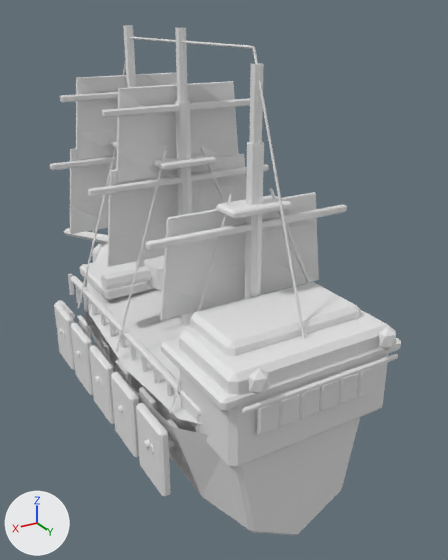
A saved change to the Blender file ArtSource/Models/Blender/EnemyShipsV04/enemy_ironclad_v04.blend.
One viewpoint serves both versions: a 50 mm lens placed at (2.09, 4.05, 2.85), pointed at (-0.46, -0.2, 0.72). The lights are fixed; the arrows at lower left show +X, +Y and +Z. The picture after the commit comes second.

Objects in the first picture: 'Bowsprit_Main', 'Enemy_Corsair_Deck', 'Enemy_Corsair_Hull', 'Ironclad_Armor_Plate_-1_1', 'Mast_3_Lower', 'Sail_1_1', 'Sail_1_2', 'Sail_2_1', 'Sail_2_2', 'Sail_3_1', 'Stern_Gallery_Window_1', 'Stern_Gallery_Window_2', 'Stern_Gallery_Window_3', 'Stern_Gallery_Window_4', 'Stern_Gallery_Window_5', 'Stern_Gallery_Window_6', 'Stern_GreatCabin', 'Stern_Lantern_-1', 'Stern_Lantern_1', 'Stern_Quarterdeck', 'Upper_Stern_Castle' and 52 more.
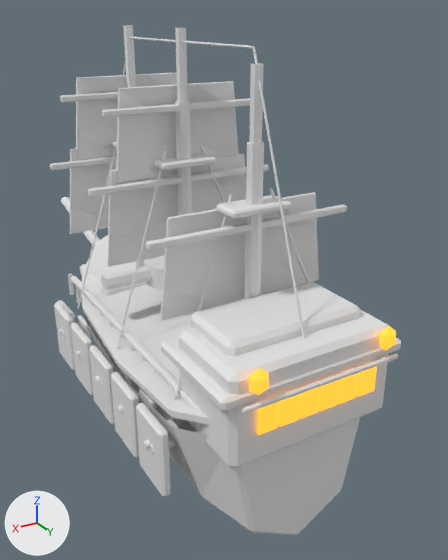
Changed parts and their boxes (x1, y1, x2, y2) in the pictures (448 x 560 px):
'Enemy_Corsair_Deck', reshaped (9% wider)
    before: (87, 244, 235, 424)
    after: (82, 235, 244, 425)
'Stern_Gallery_Window_1', recoloured, surface changed
    both: (257, 402, 279, 435)
'Stern_Gallery_Window_2', recoloured, surface changed
    both: (278, 394, 300, 427)
'Stern_Gallery_Window_3', recoloured, surface changed
    both: (299, 387, 321, 419)
'Stern_Gallery_Window_4', recoloured, surface changed
    both: (319, 380, 340, 411)
'Stern_Gallery_Window_5', recoloured, surface changed
    both: (338, 373, 359, 404)
'Stern_Gallery_Window_6', recoloured, surface changed
    both: (357, 366, 377, 397)
'Stern_Lantern_-1', recoloured, surface changed
    both: (249, 368, 269, 395)
'Bowsprit_Main', turned
    before: (64, 228, 108, 244)
    after: (61, 197, 100, 248)
'Stern_Lantern_1', recoloured, surface changed
    both: (379, 326, 396, 350)
'Forecastle_Deck', unchanged, covered by the edit
    before: (80, 260, 155, 300)
    after: (80, 264, 147, 296)

Diff of the bpy script that builds the scene:
```diff
--- a/ArtSource/Models/Blender/EnemyShipsV04/enemy_ironclad_v04.blend.py
+++ b/ArtSource/Models/Blender/EnemyShipsV04/enemy_ironclad_v04.blend.py
@@ mat_glassglow_v03 @@
 mat_glassglow_v03 = principled_material('GlassGlow_v03')
-mat_glassglow_v03.base_color = (0.8, 0.8, 0.8)  # white #e7e7e7
+mat_glassglow_v03.base_color = (1.0, 0.35, 0.025)  # orange #ffa02c
+mat_glassglow_v03.emission_color = (1.0, 0.35, 0.025)  # orange #ffa02c
+mat_glassglow_v03.emission_strength = 1.4
@@ me_enemy_corsair_hull_deckmesh @@
 # used by ob_enemy_corsair_deck; location = (0.0, 0.0, 0.0); rotation_euler = (0.0, 0.0, 3.142), in degrees (0, 0, 180); scale = (1.22, 0.96, 1.06)
-me_enemy_corsair_hull_deckmesh.from_pydata(...)  # 18 vertices, 10 faces; spans x -0.56..0.56, y -1.62..1.71, z 0.43..0.68
+me_enemy_corsair_hull_deckmesh.from_pydata(...)  # 36 vertices, 34 faces; spans x -0.61..0.61, y -1.62..1.71, z 0.47..0.77
+# me_enemy_corsair_hull_deckmesh part 1: the whole mesh is rebuilt
 me_enemy_corsair_hull_deckmesh.materials.append(mat_deckoak_v03)
@@ ob_bowsprit_main @@
 ob_bowsprit_main.location = (0.0, -2.261, 0.592)
-ob_bowsprit_main.rotation_euler = (1.344, 0.0, 3.142)  # degrees (77, 0, 180)
+ob_bowsprit_main.rotation_euler = (-1.344, 0.0, 3.142)  # degrees (-77, 0, 180)
 ob_bowsprit_main.scale = (1.22, 0.96, 1.06)
```
